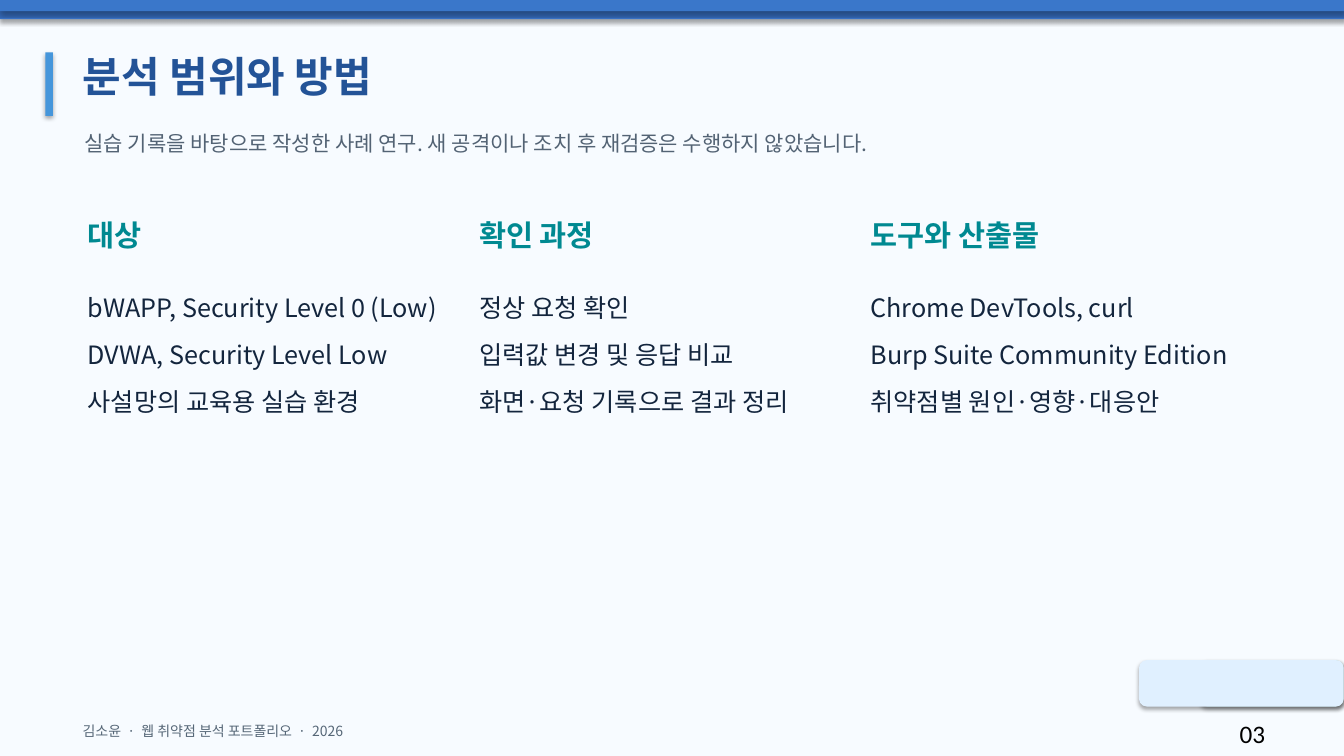
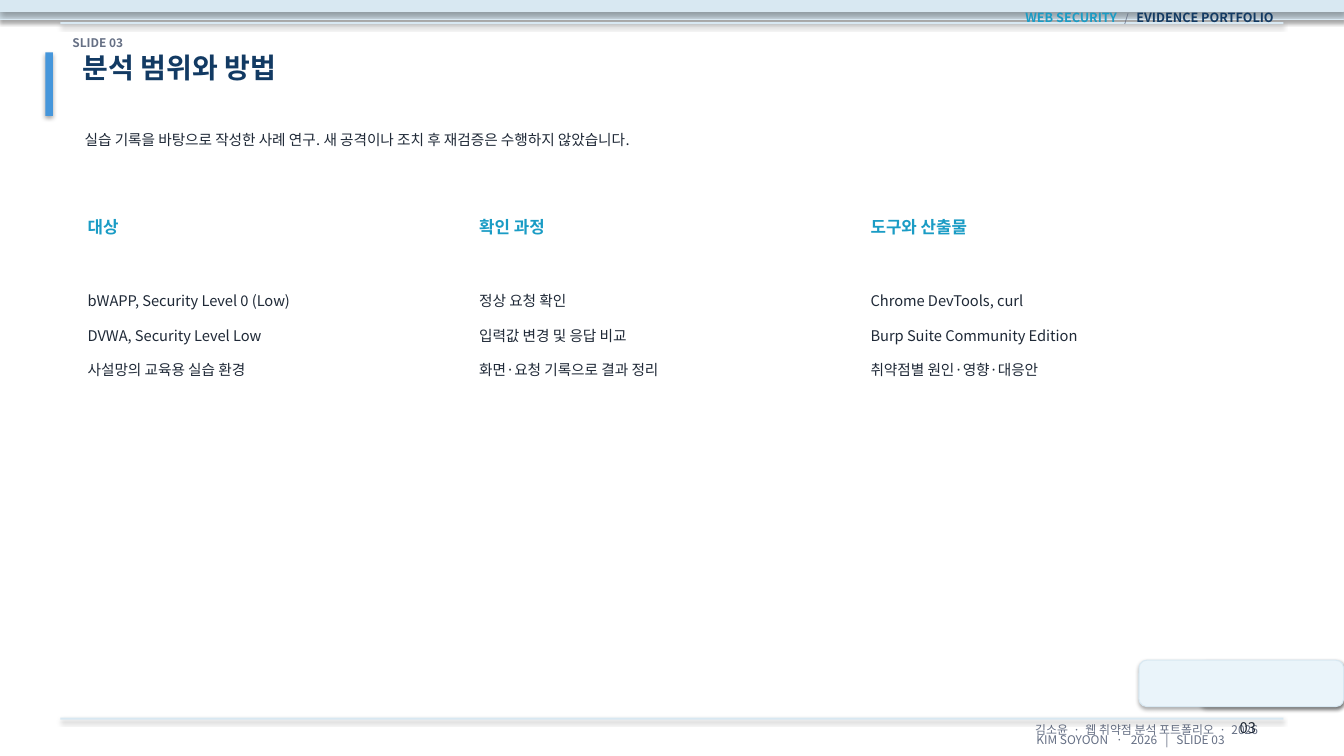
Before and after one commit to Soyoon0608/about-me-site, a slide deck: slide 3 of documents/김소윤_웹취약점분석_포트폴리오.pptx. Drawn at 1344x756 pixels with LibreOffice and Linux fonts; fonts in the diff are those of the drawing. Boxes give left, top, right and bottom in pixels: in the first picture for what was removed or moved away, otherwise in the second. Text is boxed around its words. In the diff, an @@ line names an element or a change of style, - is before the commit and + after.

```diff
--- a/documents/김소윤_웹취약점분석_포트폴리오.pptx
+++ b/documents/김소윤_웹취약점분석_포트폴리오.pptx
@@ background #F7FBFF to #FFFFFF @@
@@ rectangle at box(0, 0, 1344, 19): fill #3870C3 to #D8E8F2; outline none to #D8E8F2 0.75 pt @@
@@ rectangle at box(0, 0, 1344, 11): fill #3A77CA to #D8E8F2; outline none to #D8E8F2 0.75 pt @@
@@ rectangle added at box(60, 22, 1284, 24), fill #D8E8F2 @@
@@ text added at box(1025, 9, 1273, 26), 9 pt, text #123A63, bold @@
+WEB SECURITY / EVIDENCE PORTFOLIO
@@ text added at box(72, 38, 123, 47), 8.5 pt, text #667085, bold @@
+SLIDE 03
@@ text "분석 범위와 방법" at box(83, 54, 276, 81): size 30 to 20 pt, text colour #235397 to #123A63 @@
@@ text "실습 기록을 바탕으로 작성한 사례 ..." at box(85, 133, 630, 146): size 15 to 10.5 pt, text colour #536374 to #1F2937 @@
@@ size 21 to 12 pt, text colour #008991 to #1A9CC5 in 3 elements at box(88, 219, 119, 235), box(479, 218, 545, 235), box(871, 219, 967, 235) @@
@@ size 18 to 10.5 pt, text colour #13253D to #1F2937 in 3 elements at box(88, 294, 290, 376), box(479, 294, 659, 376), box(871, 294, 1078, 376) @@
@@ rounded rectangle at box(1139, 660, 1344, 707): fill #E0F0FF to #EAF4FA; outline none to #D8E8F2 0.75 pt @@
@@ rectangle added at box(60, 718, 1284, 720), fill #D8E8F2 @@
@@ text "김소윤 · 웹 취약점 분석 ..." at box(1035, 722, 1257, 738): size 10 to 8.5 pt, text colour #566777 to #667085; alignment left to right @@
@@ text "03" at box(1240, 722, 1256, 734): size 18 to 10.5 pt, font Calibri to Noto Sans CJK KR, text colour #000000 to #1F2937 @@
@@ text added at box(1036, 732, 1224, 744), 8.5 pt, text #667085 @@
+KIM SOYOON · 2026 | SLIDE 03
```
Also in this commit, not shown: 15 other slides changed, 1 other file.
